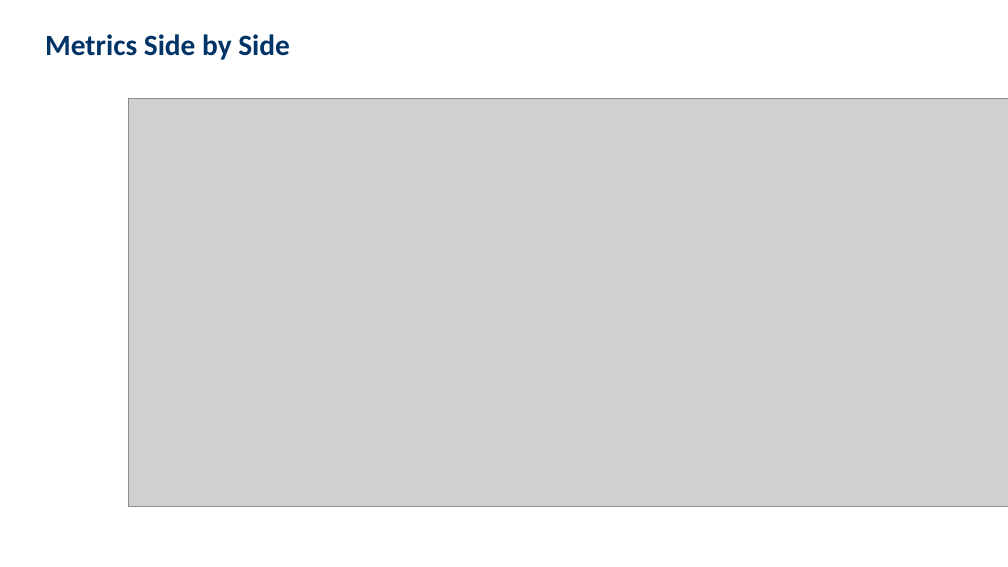
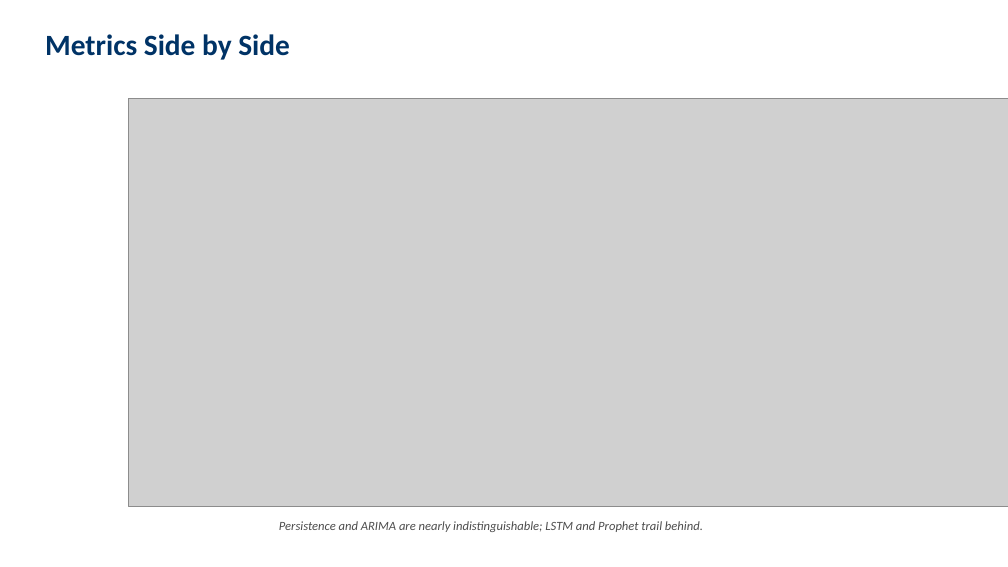
Before and after one commit to RsGoksel/refit-energy-forecasting, a slide deck: slide 13 of EBT629E_Project_Presentation.pptx (slide 12 before the commit). Drawn at 1008x567 pixels with LibreOffice and Linux fonts; fonts in the diff are those of the drawing; grey boxes stand for pictures. Boxes give left, top, right and bottom in pixels: in the first picture for what was removed or moved away, otherwise in the second. Text is boxed around its words. In the diff, an @@ line names an element or a change of style, - is before the commit and + after.

Commit message:
Add persistence baseline, Diebold-Mariano test, and cross-house validation
Major scientific update with three new analyses pushing methodological rigor:

1. Persistence baseline (y_hat[t] = y[t-1]) added as sanity check.
   - On House 2: R2 = 0.873 (vs ARIMA's 0.876, LSTM's 0.748, Prophet's 0.015)
   - Reveals that lag-1 autocorrelation dominates daily residential energy.

2. Diebold-Mariano test (Harvey-Leybourne-Newbold corrected) for statistical
   significance of forecast accuracy differences.
   - ARIMA vs Persistence: p=0.665 (NOT significant) - the apparent ARIMA win is noise
   - LSTM vs Persistence: p<0.001 (Persistence significantly better)
   - Prophet vs Persistence: p<0.001 (Persistence significantly better)
   - ARIMA vs LSTM/Prophet: p<0.001 (ARIMA significantly better)

3. Cross-house validation on Houses 1, 2, 5. Ranking is consistent on all three:
   Persistence ~ ARIMA > LSTM > Prophet, with Prophet often producing
   negative R2 (worse than predicting the mean).

Files changed:
- energy_forecasting.py: added run_persistence(), diebold_mariano_test(),
  4-model evaluation, cost interpretation output
- cross_house_validation.py: NEW, runs full pipeline on 3 houses
- regenerate_results_plots.py: NEW, refreshes plots from saved CSVs
- generate_final_report.py / _TR.py: added Sections 3.5 (Persistence),
  3.7 (DM test), 5.5 (DM results), 5.6 (Cross-house), 5.7 (Cost),
  rewrote Discussion and Conclusion to reflect the new findings
- generate_presentation.py: added 3 new slides (Persistence baseline,
  DM test, Cross-house), fixed Metrics slide caption, updated Discussion
  and Conclusion bullets
- README.md: added badges, TL;DR table, new Sections 5.1 (Persistence),
  8 (Significance + Cross-house), updated practical interpretation

Updated results:
- 20-page reports (EN + TR, was 17)
- 18-slide presentation (was 15)
- 12 figures including dm_test_plot.png and cross_house_comparison.png

```diff
--- a/EBT629E_Project_Presentation.pptx
+++ b/EBT629E_Project_Presentation.pptx
@@ text added at [279, 521, 703, 532], 12 pt, text #4D4D4D, italic @@
+Persistence and ARIMA are nearly indistinguishable; LSTM and Prophet trail behind.
```
Also in this commit, not shown: 2 other slides changed, 5 slides added, 2 slides removed, 21 other files.
